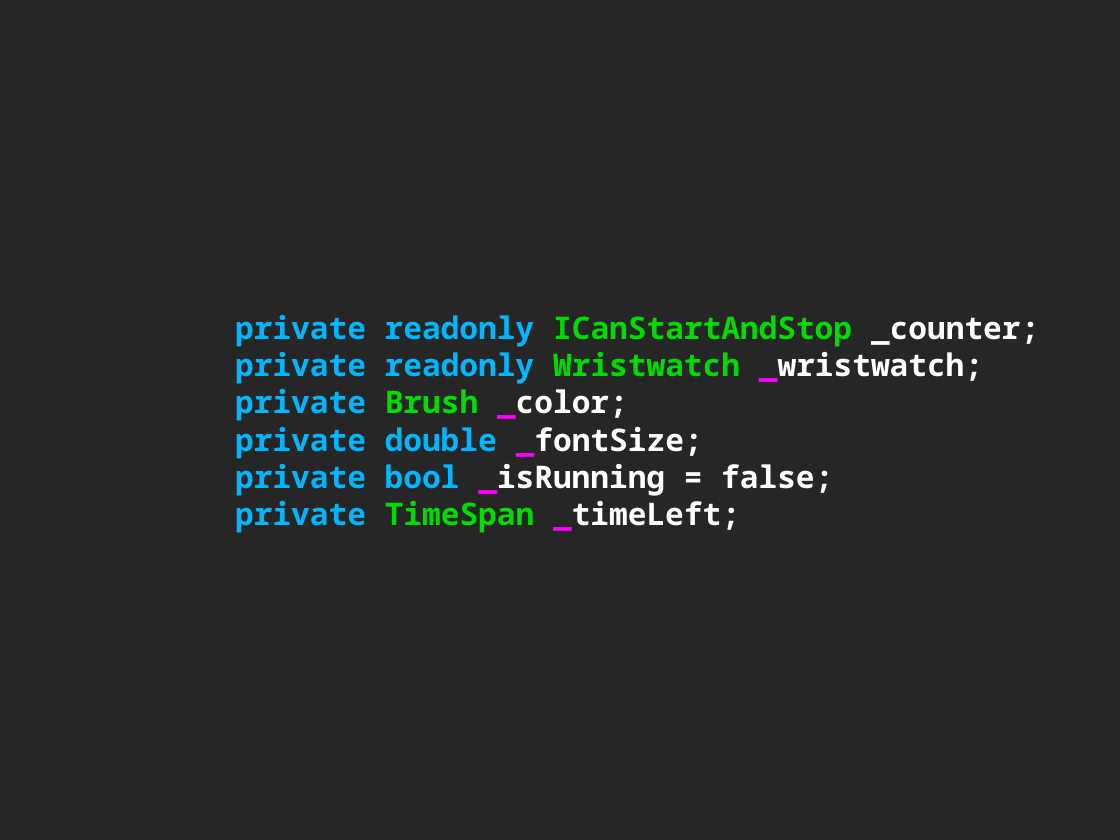
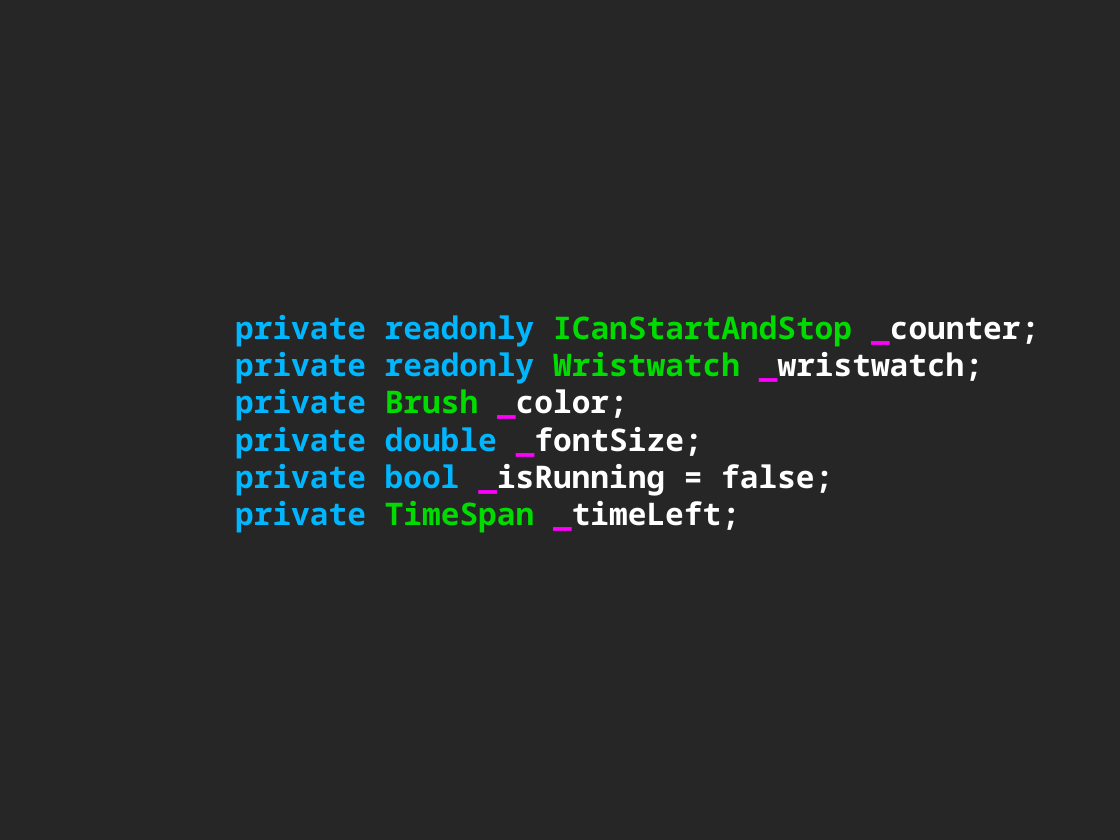
Before and after one commit to cessor/empathiccode, a slide deck: slide 34 of WeaselWords-DotnetDevCon.pptx. Drawn at 1120x840 pixels with LibreOffice and Linux fonts; fonts in the diff are those of the drawing. Boxes give left, top, right and bottom in pixels: in the first picture for what was removed or moved away, otherwise in the second. Text is boxed around its words. In the diff, an @@ line names an element or a change of style, - is before the commit and + after.

```diff
--- a/WeaselWords-DotnetDevCon.pptx
+++ b/WeaselWords-DotnetDevCon.pptx
@@ title "private readonly ICanStartAndStop _counter; private ..." at [0,0,1120,840]: text colour #FFFFFF to #FF00FF in "_counter;" @@
```
Also in this commit, not shown: 17 other slides changed, 26 slides added, 6 slides removed, 2 other files.
